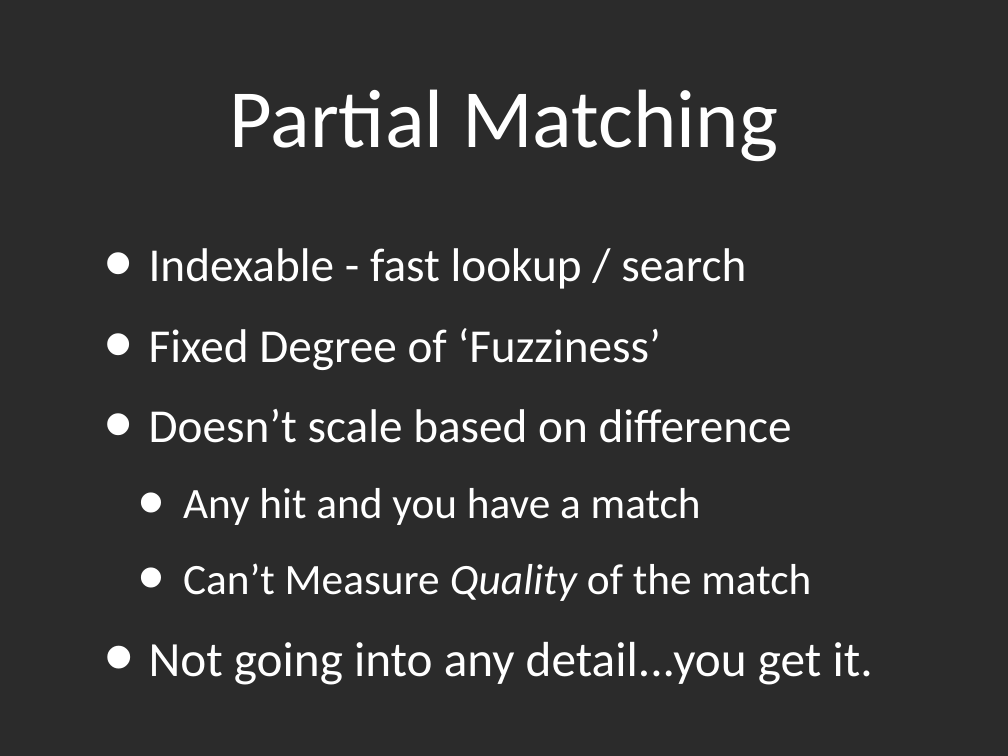
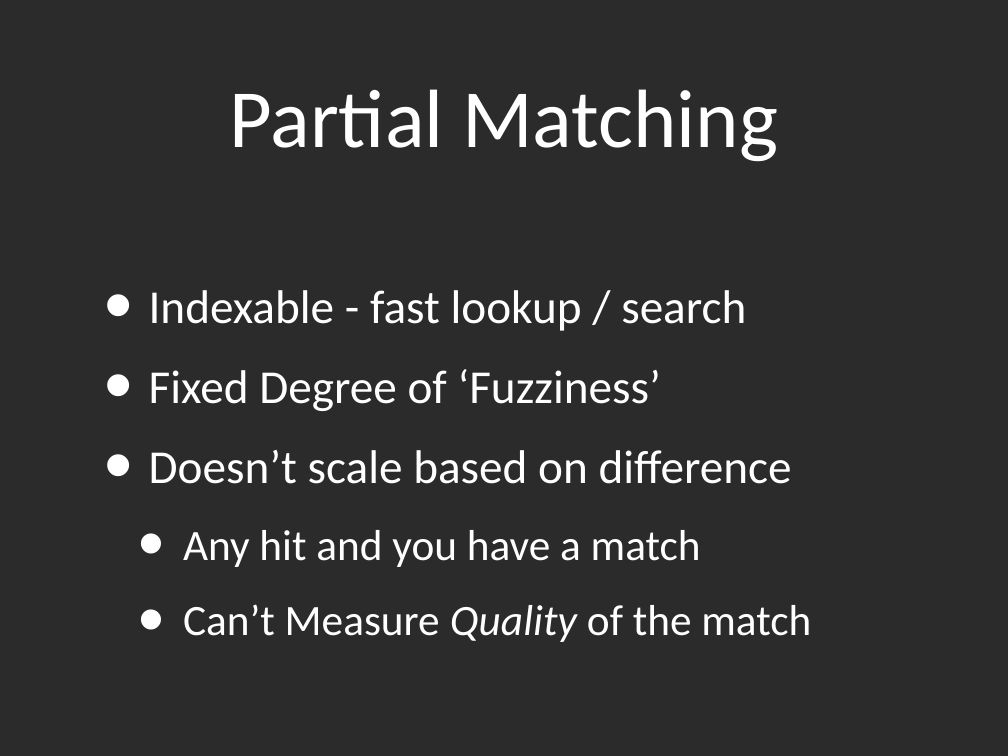
Before and after one commit to kyleburton/fuzzy-string, a slide deck: slide 9 of fuzzy-matching.ppt (slide 8 before the commit). Drawn at 1008x756 pixels with LibreOffice and Linux fonts; fonts in the diff are those of the drawing; background and template pictures are left out; a plain dark background stands for a picture behind light text. Boxes give left, top, right and bottom in pixels: in the first picture for what was removed or moved away, otherwise in the second. Text is boxed around its words. In the diff, an @@ line names an element or a change of style, - is before the commit and + after.

```diff
--- a/fuzzy-matching.ppt
+++ b/fuzzy-matching.ppt
@@ text at box(149, 642, 873, 685): paragraph removed @@
-• Not going into any detail...you get it.
```
Also in this commit, not shown: 35 other slides changed, 7 slides added, 2 slides removed, 3 other files.
